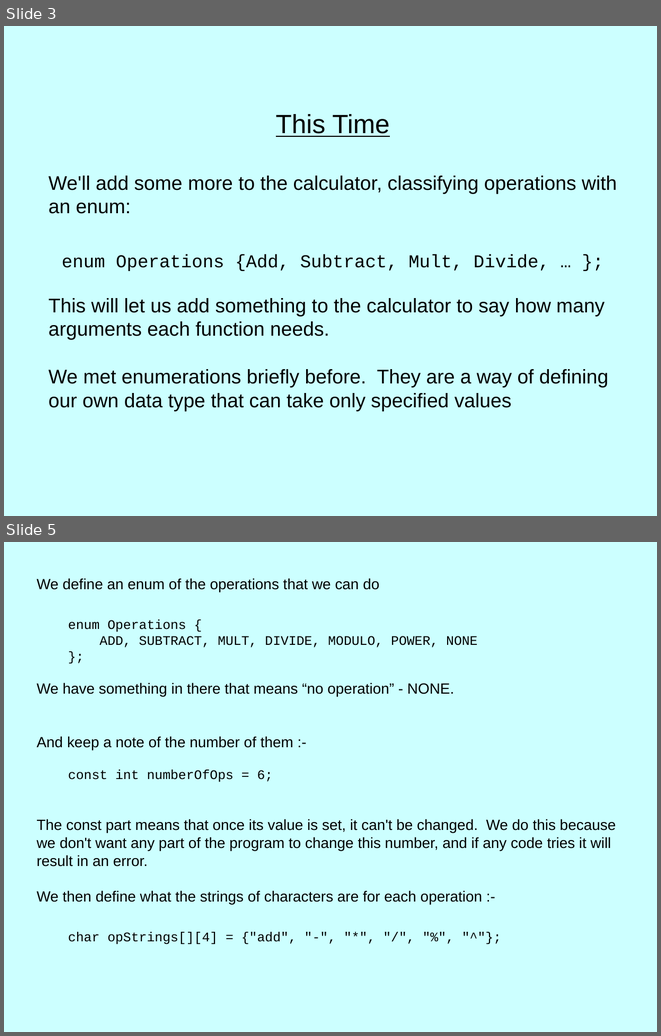
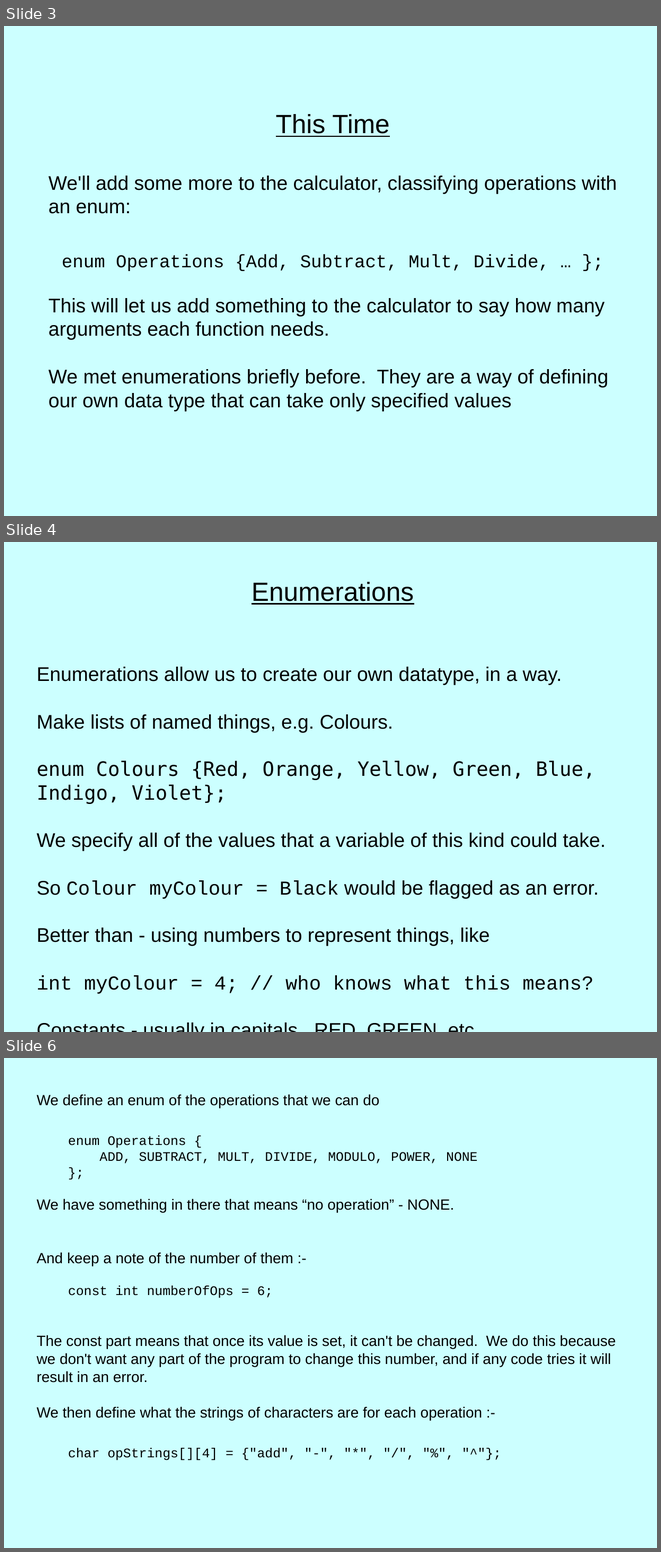
Before and after one commit to mark-woodrow/Tutoring-2, a slide deck: restart - draft second lesson - Sept 2016.odp. Shown one above the other, each under a label of ours: slides 3 and 5 before the commit, slides 3, 4 and 6 after it; the slides between them are not shown. The pictures are 661x1036 and 661x1552 pixels, drawn with LibreOffice and Linux fonts; fonts in the diff are those of the drawing. Boxes give left, top, right and bottom in pixels: in the first picture for what was removed or moved away, otherwise in the second. Text is boxed around its words. In the diff, an @@ line names an element or a change of style, - is before the commit and + after.

```diff
--- a/restart - draft second lesson - Sept 2016.odp
+++ b/restart - draft second lesson - Sept 2016.odp
@@ slide 4 added at bbox=[4, 542, 657, 1032], background #CCFFFF @@
@@ subtitle added at bbox=[37, 582, 606, 994], 24 pt, text #000000 @@
+Enumerations
+Enumerations allow us to create our own datatype, in a way.
+Make lists of named things, e.g. Colours.
+enum Colours {Red, Orange, Yellow, Green, Blue, Indigo, Violet};
+We specify all of the values that a variable of this kind could take.
+So Colour myColour = Black would be flagged as an error.
+Better than - using numbers to represent things, like
+int myColour = 4; // who knows what this means?
+Constants - usually in capitals. RED, GREEN, etc.
@@ what was slide 5 is now slide 6 @@
```
Also in this commit, not shown: 1 other slide added, 1 slide removed, 2 other files.
